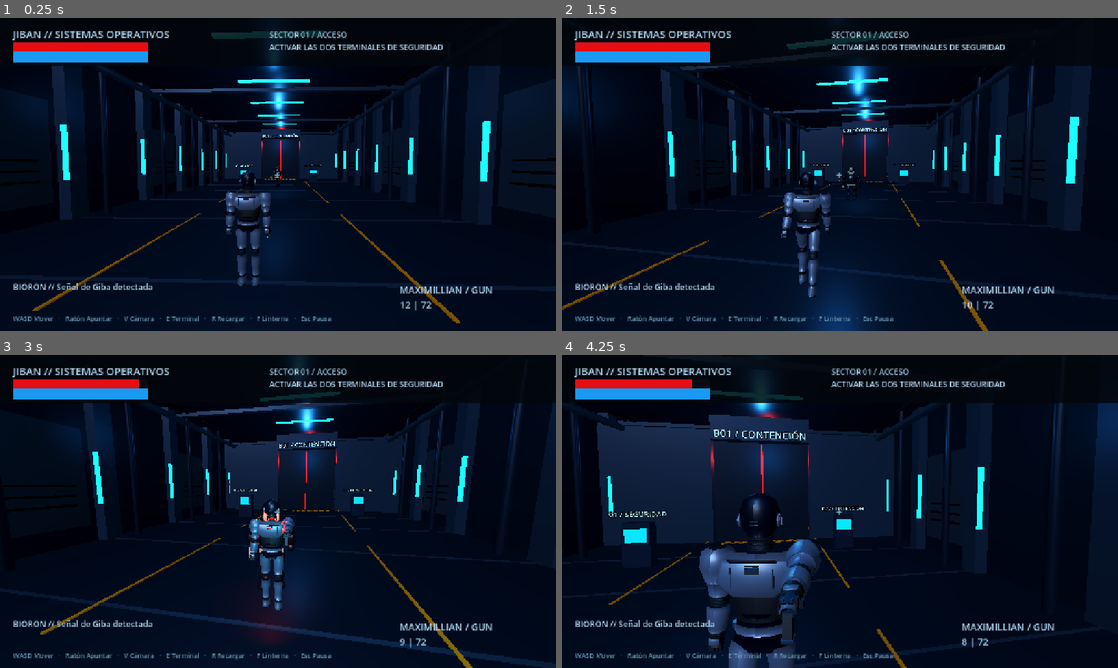
Above: before the commit, frames 1-4 (two rows, left to right).
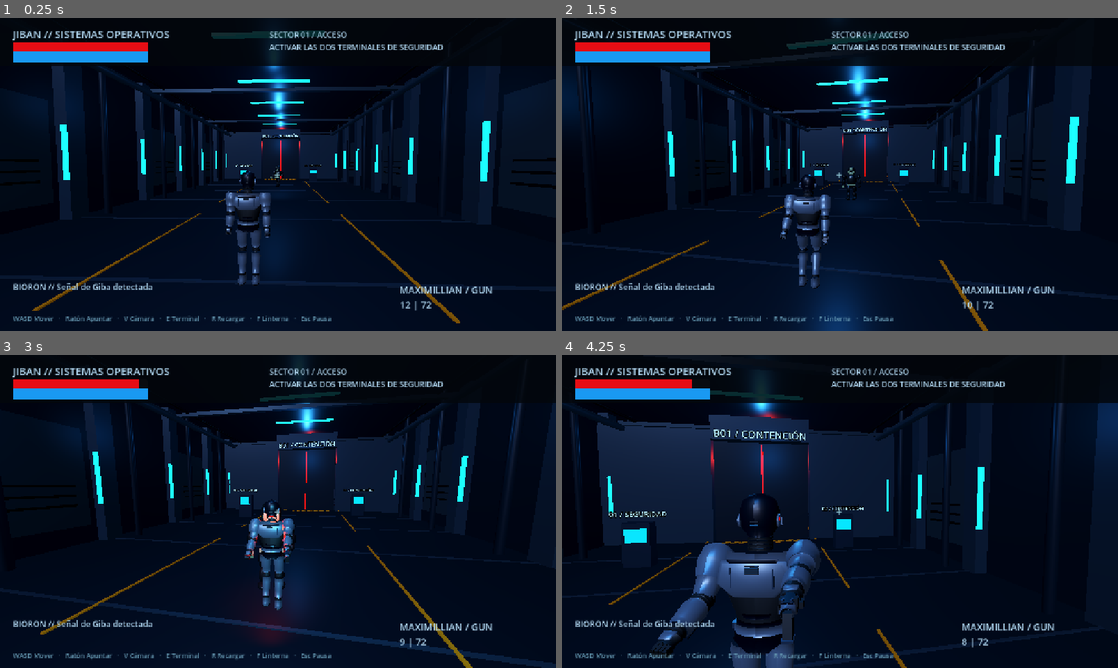
Above: after the commit, the same moments.

Repository: facszero/Jiban-Game
Game: Godot game, scene res://scenes/main.tscn
Same seed, same stepped clock (60 frames per second), same inputs: the game is played once before the commit and once after it.
Inputs (mouse positions are in pixels of both pictures, inside the frame that each line leads up to):
- Up to frame 1 (0.25 s): no input
- Up to frame 2 (1.5 s): move the mouse to (867, 174) at 0.52 s; hold Right mouse button (aim) 0.53-1.28 s; hold W (forward) from 0.53 s (still down); tap Space (jump) at 0.77 s; click (867, 174) at 0.8 s; move the mouse to (812, 174) at 1.27 s; click (812, 174) at 1.35 s
- Up to frame 3 (3 s): keep holding W (forward); tap Space (jump) at 1.52 s; tap E (interact) at 1.55 s; move the mouse to (289, 505) at 2.02 s; hold E (interact) 2.03-2.78 s; tap V (view) at 2.3, 2.85 s; move the mouse to (272, 517) at 2.77 s; click (272, 517) at 2.92 s
- Up to frame 4 (4.25 s): keep holding W (forward); tap Space (jump) at 3.02, 3.77 s; right-click (834, 517) at 3.05 s; move the mouse to (878, 514) at 3.52 s; hold Right mouse button (aim) from 3.53 s (still down); click (878, 514) at 3.8 s

The runs differ from the first frame. In frame 1, 0.2% of the frame differs, in the area x 40-49%, y 61-86%; in frame 2, 1.0%; in frame 3, 0.6%; in frame 4, 1.7%, in the area x 16-45%, y 54-100%.

Commit message:
Animate Jiban with articulated gait and refine Chamelenoid surface

Diff:
--- a/scripts/chamelenoid_model.gd
+++ b/scripts/chamelenoid_model.gd
@@ -25,20 +25,20 @@
 	var normals := Image.create(128,128,false,Image.FORMAT_RGB8)
 	for y in range(128):
 		for x in range(128):
-			var n := .79 + noise.get_noise_2d(x,y)*.20
+			var n := .59 + surface_height(x,y,noise,seed_value)*.35
 			img.set_pixel(x,y,Color(n,n,n))
-			var dx := noise.get_noise_2d(x+1,y)-noise.get_noise_2d(x-1,y)
-			var dy := noise.get_noise_2d(x,y+1)-noise.get_noise_2d(x,y-1)
-			var normal := Vector3(-dx*.8,-dy*.8,1).normalized()
+			var dx := surface_height(x+1,y,noise,seed_value)-surface_height(x-1,y,noise,seed_value)
+			var dy := surface_height(x,y+1,noise,seed_value)-surface_height(x,y-1,noise,seed_value)
+			var normal := Vector3(-dx*3.0,-dy*3.0,1).normalized()
 			normals.set_pixel(x,y,Color(normal.x*.5+.5,normal.y*.5+.5,normal.z*.5+.5))
 	img.generate_mipmaps()
 	mat.albedo_texture = ImageTexture.create_from_image(img)
 	normals.generate_mipmaps()
 	mat.normal_enabled=true
 	mat.normal_texture=ImageTexture.create_from_image(normals)
-	mat.normal_scale=.65
+	mat.normal_scale=1.0
 	mat.uv1_triplanar = true
-	mat.uv1_scale = Vector3.ONE*9.0
+	mat.uv1_scale = Vector3.ONE*2.8
 	return mat
 
 func _ready() -> void:
@@ -63,7 +63,7 @@
 func plate(parent: Node3D, pos: Vector3, points: Array, thickness: float, mat: Material) -> MeshInstance3D:
 	# Rounded outline and concentric curved rings replace the flat bevel fan.
 	var outline: Array = points.duplicate()
-	for iteration in range(2):
+	for iteration in range(1):
 		var rounded: Array = []
 		for i in range(outline.size()):
 			var a: Vector2 = outline[i]
@@ -102,12 +102,17 @@
 	shell(torso,Vector3.ZERO,[Vector3(.88,.16,.12),Vector3(1.02,.23,.15),Vector3(1.13,.19,.13)],flesh)
 	for side in [-1,1]:
 		# Wide pectoral plates converge into a central keel.
-		var chest_points := [Vector2(-.145,.13),Vector2(.08,.13),Vector2(.16,.035),Vector2(.10,-.10),Vector2(-.065,-.14),Vector2(-.145,-.04)]
+		var chest_points := [Vector2(-.145,.13),Vector2(.025,.15),Vector2(.13,.075),Vector2(.16,.015),Vector2(.10,-.07),Vector2(.025,-.11),Vector2(-.045,-.08),Vector2(-.09,-.14),Vector2(-.145,-.04)]
 		if side<0:
 			for i in range(chest_points.size()):
 				chest_points[i].x *= -1
 			chest_points.reverse()
-		plate(torso,Vector3(side*.125,1.565,-.158),chest_points,.06,skin)
+		plate(torso,Vector3(side*.125,1.565,-.158),chest_points,.037,skin)
+		for row in range(3):
+			for column in range(3):
+				var x: float = side*(.065+column*.045+row*.006)
+				var y := 1.52+row*.037
+				Geo.ellipsoid(torso,Vector3(x,y,-.195),Vector3(.012,.017,.007),edge)
 		for i in range(3):
 			var y := 1.365-i*.105
 			leaf(torso,Vector3(side*(.10-i*.012),y,-.15),.205-i*.025,.17,skin).rotation.z=side*.3
@@ -136,6 +141,9 @@
 		plate(head,Vector3(side*.087,.193,-.124),eye_points,.008,gold).rotation.z=-side*.45
 		plate(head,Vector3(side*.087,.186,-.136),[Vector2(0,.029),Vector2(.006,.013),Vector2(.007,-.02),Vector2(0,-.03),Vector2(-.007,-.019),Vector2(-.006,.012)],.003,dark).rotation.z=-side*.45
 		leaf(head,Vector3(side*.107,.079,-.103),.085,.17,skin).rotation.z=-side*.3
+	for side in [-1,1]:
+		var brow := leaf(head,Vector3(side*.078,.236,-.131),.040,.14,skin)
+		brow.rotation.z=side*.75
 	# Brow ridge, tapered snout, mouth seam and pointed lower jaw.
 	plate(head,Vector3(0,.12,-.145),[Vector2(-.04,.13),Vector2(.04,.13),Vector2(.045,-.03),Vector2(0,-.07),Vector2(-.045,-.03)],.032,skin)
 	Geo.link(head,Vector3(-.065,.04,-.137),Vector3(0,.056,-.169),.006,dark)
@@ -230,3 +238,14 @@
 	st.generate_normals()
 	st.index()
 	helper.instance(head,Vector3.ZERO,st.commit(),skin)
+
+
+func surface_height(x: float, y: float, noise: FastNoiseLite, seed_value: int) -> float:
+	var grain := noise.get_noise_2d(x,y)*.15
+	if seed_value==17:
+		return .5+.30*sin(y*.38+sin(x*.09)*1.4)+grain
+	var row := floori(y/12.0)
+	var u := fposmod(x+float(row%2)*8.0,16.0)/16.0-.5
+	var v := fposmod(y,12.0)/12.0-.5
+	var scale_height := maxf(0.0,1.0-u*u*4.5-v*v*5.0)
+	return .20+.70*scale_height+grain
--- a/scripts/jiban_model.gd
+++ b/scripts/jiban_model.gd
@@ -5,6 +5,15 @@
 var arm_right: Node3D
 var leg_left: Node3D
 var leg_right: Node3D
+var upper_body: Node3D
+var pelvis: Node3D
+var ankles: Array[Node3D] = []
+var move_blend := 0.0
+var run_blend := 0.0
+var aim_blend := 0.0
+var travel := Vector2(0,-1)
+var locomotion_phase := 0.0
+var turn_blend := 0.0
 var elbows: Array[Node3D] = []
 var knees: Array[Node3D] = []
 var silver := metal(Color(.36,.40,.46),.65,.42)
@@ -23,11 +32,19 @@
 	red.emission_enabled=true
 	red.emission=Color(.85,.005,.015)
 	red.emission_energy_multiplier=.8
+	upper_body = joint(self,Vector3.ZERO,"UpperBody")
+	pelvis = joint(self,Vector3.ZERO,"Pelvis")
 	build_torso()
 	build_head()
 	for side in [-1,1]:
 		build_arm(side)
 		build_leg(side)
+	for child in upper_body.get_children():
+		child.position.y-=1.2
+	upper_body.position.y=1.2
+	for child in pelvis.get_children():
+		child.position.y-=.99
+	pelvis.position.y=.99
 	merge_parts(self)
 func joint(parent: Node3D, at: Vector3, title: String) -> Node3D:
 	var node := Node3D.new()
@@ -94,34 +111,34 @@
 		var h := y+i*.023
 		shell(parent,Vector3.ZERO,[Vector3(h,radius,depth),Vector3(h+.008,radius+.005,depth+.005),Vector3(h+.018,radius,depth)],rubber,16)
 func build_torso() -> void:
-	shell(self,Vector3.ZERO,[Vector3(1.04,.15,.11),Vector3(1.18,.17,.12),Vector3(1.40,.255,.145),Vector3(1.59,.23,.12)],rubber)
-	shell(self,Vector3.ZERO,[Vector3(1.30,.16,.115),Vector3(1.36,.23,.145),Vector3(1.50,.265,.145),Vector3(1.60,.225,.12)],silver)
-	plate(self,Vector3(0,1.46,-.145),[Vector2(-.23,.12),Vector2(.23,.12),Vector2(.24,-.015),Vector2(.16,-.12),Vector2(-.16,-.12),Vector2(-.24,-.015)],.035,navy)
-	plate(self,Vector3(0,1.46,.145),[Vector2(-.20,.1),Vector2(.20,.1),Vector2(.23,-.04),Vector2(.13,-.13),Vector2(-.13,-.13),Vector2(-.23,-.04)],.028,silver).rotation.y=PI
-	plate(self,Vector3(0,1.55,.16),[Vector2(-.16,.025),Vector2(.16,.025),Vector2(.14,-.027),Vector2(-.14,-.027)],.008,navy).rotation.y=PI
-	for side in [-1,1]:
-		Geo.box(self,Vector3(side*.13,1.46,.174),Vector3(.007,.12,.006),steel)
+	shell(upper_body,Vector3.ZERO,[Vector3(1.04,.15,.11),Vector3(1.18,.17,.12),Vector3(1.40,.255,.145),Vector3(1.59,.23,.12)],rubber)
+	shell(upper_body,Vector3.ZERO,[Vector3(1.30,.16,.115),Vector3(1.36,.23,.145),Vector3(1.50,.265,.145),Vector3(1.60,.225,.12)],silver)
+	plate(upper_body,Vector3(0,1.46,-.145),[Vector2(-.23,.12),Vector2(.23,.12),Vector2(.24,-.015),Vector2(.16,-.12),Vector2(-.16,-.12),Vector2(-.24,-.015)],.035,navy)
+	plate(upper_body,Vector3(0,1.46,.145),[Vector2(-.20,.1),Vector2(.20,.1),Vector2(.23,-.04),Vector2(.13,-.13),Vector2(-.13,-.13),Vector2(-.23,-.04)],.028,silver).rotation.y=PI
+	plate(upper_body,Vector3(0,1.55,.16),[Vector2(-.16,.025),Vector2(.16,.025),Vector2(.14,-.027),Vector2(-.14,-.027)],.008,navy).rotation.y=PI
+	for side in [-1,1]:
+		Geo.box(upper_body,Vector3(side*.13,1.46,.174),Vector3(.007,.12,.006),steel)
 		for y in [1.40,1.52]:
-			Geo.box(self,Vector3(side*.18,y,.162),Vector3(.012,.012,.006),steel)
+			Geo.box(upper_body,Vector3(side*.18,y,.162),Vector3(.012,.012,.006),steel)
 	for i in range(4):
-		Geo.box(self,Vector3(0,1.49+i*.014,.178),Vector3(.085,.007,.008),rubber)
+		Geo.box(upper_body,Vector3(0,1.49+i*.014,.178),Vector3(.085,.007,.008),rubber)
 		var y := 1.12+i*.053
-		shell(self,Vector3.ZERO,[Vector3(y,.159+i*.005,.119),Vector3(y+.04,.166+i*.005,.128)],navy)
-		plate(self,Vector3(0,y+.02,-.128),[Vector2(-.075,.018),Vector2(.075,.018),Vector2(.07,-.018),Vector2(-.07,-.018)],.012,navy)
-	shell(self,Vector3.ZERO,[Vector3(.94,.14,.10),Vector3(1.01,.19,.13),Vector3(1.095,.17,.12)],navy)
-	shell(self,Vector3.ZERO,[Vector3(1.07,.18,.132),Vector3(1.13,.18,.132)],silver)
-	Geo.box(self,Vector3(0,1.10,-.146),Vector3(.105,.057,.03),steel)
-	Geo.box(self,Vector3(0,1.10,-.166),Vector3(.068,.025,.012),red)
-	for side in [-1,1]:
-		Geo.box(self,Vector3(side*.135,1.1,-.11),Vector3(.045,.065,.055),silver)
-		Geo.box(self,Vector3(side*.175,1.1,.01),Vector3(.026,.043,.055),steel)
-		plate(self,Vector3(side*.174,1.57,-.12),[Vector2(-.022,.025),Vector2(.022,.025),Vector2(.025,-.08),Vector2(-.025,-.08)],.012,silver).rotation.x=-.35
-	plate(self,Vector3(-.115,1.49,-.184),[Vector2(-.031,.038),Vector2(.031,.038),Vector2(.027,-.018),Vector2(0,-.043),Vector2(-.027,-.018)],.006,gold)
-	Geo.box(self,Vector3(-.115,1.49,-.194),Vector3(.006,.052,.004),navy)
-	Geo.box(self,Vector3(-.115,1.50,-.194),Vector3(.042,.006,.004),navy)
-	ribs(self,1.60,4,.079,.075)
+		shell(upper_body,Vector3.ZERO,[Vector3(y,.159+i*.005,.119),Vector3(y+.04,.166+i*.005,.128)],navy)
+		plate(upper_body,Vector3(0,y+.02,-.128),[Vector2(-.075,.018),Vector2(.075,.018),Vector2(.07,-.018),Vector2(-.07,-.018)],.012,navy)
+	shell(upper_body,Vector3.ZERO,[Vector3(.94,.14,.10),Vector3(1.01,.19,.13),Vector3(1.095,.17,.12)],navy)
+	shell(upper_body,Vector3.ZERO,[Vector3(1.07,.18,.132),Vector3(1.13,.18,.132)],silver)
+	Geo.box(upper_body,Vector3(0,1.10,-.146),Vector3(.105,.057,.03),steel)
+	Geo.box(upper_body,Vector3(0,1.10,-.166),Vector3(.068,.025,.012),red)
+	for side in [-1,1]:
+		Geo.box(upper_body,Vector3(side*.135,1.1,-.11),Vector3(.045,.065,.055),silver)
+		Geo.box(upper_body,Vector3(side*.175,1.1,.01),Vector3(.026,.043,.055),steel)
+		plate(upper_body,Vector3(side*.174,1.57,-.12),[Vector2(-.022,.025),Vector2(.022,.025),Vector2(.025,-.08),Vector2(-.025,-.08)],.012,silver).rotation.x=-.35
+	plate(upper_body,Vector3(-.115,1.49,-.184),[Vector2(-.031,.038),Vector2(.031,.038),Vector2(.027,-.018),Vector2(0,-.043),Vector2(-.027,-.018)],.006,gold)
+	Geo.box(upper_body,Vector3(-.115,1.49,-.194),Vector3(.006,.052,.004),navy)
+	Geo.box(upper_body,Vector3(-.115,1.50,-.194),Vector3(.042,.006,.004),navy)
+	ribs(upper_body,1.60,4,.079,.075)
 func build_head() -> void:
-	var head := joint(self,Vector3(0,1.69,0),"Helmet")
+	var head := joint(upper_body,Vector3(0,1.69,0),"Helmet")
 	shell(head,Vector3.ZERO,[Vector3(0,.073,.076),Vector3(.065,.119,.112),Vector3(.17,.125,.119),Vector3(.23,.107,.106),Vector3(.267,.06,.068),Vector3(.278,.008,.015)],navy,32)
 	for entry in [[.13,.165,silver],[.105,.125,red],[.085,.10,steel]]:
 		var st := SurfaceTool.new()
@@ -160,7 +177,7 @@
 	for i in range(3):
 		Geo.box(head,Vector3(0,.08+i*.012,.115),Vector3(.052,.005,.007),rubber)
 func build_arm(side: int) -> void:
-	var arm := joint(self,Vector3(side*.285,1.55,0),"LeftShoulder" if side<0 else "RightShoulder")
+	var arm := joint(upper_body,Vector3(side*.285,1.55,0),"LeftShoulder" if side<0 else "RightShoulder")
 	arm.rotation.z=side*.07
 	shell(arm,Vector3.ZERO,[Vector3(-.16,.085,.09),Vector3(-.06,.112,.123),Vector3(.035,.10,.112),Vector3(.07,.055,.07)],silver)
 	plate(arm,Vector3(side*.025,-.035,-.117),[Vector2(-.045,.055),Vector2(.045,.055),Vector2(.05,-.055),Vector2(-.05,-.055)],.009,navy)
@@ -185,7 +202,7 @@
 		var pistol = load("res://scripts/service_weapon.gd").new()
 		gun.add_child(pistol)
 func build_leg(side: int) -> void:
-	var leg := joint(self,Vector3(side*.12,.99,0),"LeftHip" if side<0 else "RightHip")
+	var leg := joint(pelvis,Vector3(side*.12,.99,0),"LeftHip" if side<0 else "RightHip")
 	shell(leg,Vector3.ZERO,[Vector3(-.34,.072,.078),Vector3(-.25,.084,.088),Vector3(-.055,.098,.10),Vector3(0,.083,.083)],silver)
 	plate(leg,Vector3(0,-.17,-.09),[Vector2(-.045,.11),Vector2(.045,.11),Vector2(.038,-.12),Vector2(-.038,-.12)],.009,silver)
 	var knee := joint(leg,Vector3(0,-.39,0),"Knee")
@@ -195,23 +212,65 @@
 	shell(knee,Vector3.ZERO,[Vector3(-.43,.059,.067),Vector3(-.30,.065,.074),Vector3(-.15,.085,.09),Vector3(-.08,.076,.079)],silver)
 	plate(knee,Vector3(0,-.26,-.083),[Vector2(-.047,.105),Vector2(.047,.105),Vector2(.031,-.14),Vector2(-.031,-.14)],.014,navy)
 	ribs(knee,-.46,2,.059,.066)
-	shell(knee,Vector3(0,-.51,-.042),[Vector3(-.085,.071,.135),Vector3(-.06,.075,.14),Vector3(-.02,.067,.128),Vector3(.045,.06,.075)],silver)
-	shell(knee,Vector3(0,-.51,-.042),[Vector3(-.09,.074,.139),Vector3(-.073,.074,.139)],rubber)
-	plate(knee,Vector3(0,-.49,-.13),[Vector2(-.037,.02),Vector2(.037,.02),Vector2(.045,-.045),Vector2(-.045,-.045)],.006,navy)
+	var ankle := joint(knee,Vector3(0,-.46,0),"Ankle")
+	ankles.append(ankle)
+	shell(ankle,Vector3(0,-.05,-.042),[Vector3(-.085,.071,.135),Vector3(-.06,.075,.14),Vector3(-.02,.067,.128),Vector3(.045,.06,.075)],silver)
+	shell(ankle,Vector3(0,-.05,-.042),[Vector3(-.09,.074,.139),Vector3(-.073,.074,.139)],rubber)
+	plate(ankle,Vector3(0,-.03,-.13),[Vector2(-.037,.02),Vector2(.037,.02),Vector2(.045,-.045),Vector2(-.045,-.045)],.006,navy)
 	if side<0:
 		leg_left=leg
 	else:
 		leg_right=leg
+func update_locomotion(delta: float, local_velocity: Vector3, running: bool, aiming: bool, grounded: bool, turn_speed: float = 0.0) -> void:
+	var speed := Vector2(local_velocity.x,local_velocity.z).length()
+	var weight := 1.0-exp(-delta*10.0)
+	move_blend=lerpf(move_blend,clampf(speed/2.0,0,1) if grounded else 0.0,weight)
+	run_blend=lerpf(run_blend,1.0 if running and grounded else 0.0,weight)
+	aim_blend=lerpf(aim_blend,1.0 if aiming else 0.0,1.0-exp(-delta*16.0))
+	turn_blend=lerpf(turn_blend,clampf(turn_speed,-2,2),weight)
+	if speed>.08:
+		travel=travel.lerp(Vector2(local_velocity.x,local_velocity.z).normalized(),weight).normalized()
+		locomotion_phase+=speed*delta*2.2
+	pose(locomotion_phase,move_blend,run_blend,aim_blend,travel,grounded)
+
 func animate(phase: float, movement: float, aiming: bool) -> void:
-	var stride := sin(phase)*movement*.40
-	leg_left.rotation.x=stride
-	leg_right.rotation.x=-stride
-	knees[0].rotation.x=-maxf(0,sin(phase))*movement*.55
-	knees[1].rotation.x=-maxf(0,-sin(phase))*movement*.55
-	arm_left.rotation.x=-stride*.65
-	arm_right.rotation.x=-1.45 if aiming else stride*.65
-	elbows[0].rotation.x=-.12-absf(stride)*.3
-	elbows[1].rotation.x=-.12
+	# Studio and deterministic pose tests use the same gait as gameplay.
+	pose(phase,movement,0,1.0 if aiming else 0.0,Vector2(0,-1),true)
+
+func pose(phase: float, movement: float, running: float, aiming: float, direction: Vector2, grounded: bool) -> void:
+	var stride_length := lerpf(.29,.41,running)*lerpf(1.0,.72,aiming)
+	var bob := (1-cos(phase*2))*.009*movement*(1+running)+lerpf(.045,.105,running)*movement
+	pelvis.position=Vector3(sin(phase)*.012*movement,.99-bob,0)
+	pelvis.rotation.y=sin(phase)*.045*movement
+	upper_body.position.y=1.2-bob
+	upper_body.rotation=Vector3(-.035*movement-.045*running, -sin(phase)*.055*movement*(1-aiming), -sin(phase)*.018*movement-turn_blend*.018)
+	var legs := [leg_left,leg_right]
+	for i in range(2):
+		var cycle := fposmod(phase/TAU+i*.5,1.0)
+		var swing := clampf((cycle-.60)/.40,0,1)
+		var z := lerpf(-stride_length,stride_length,cycle/.60) if cycle<.60 else stride_length*cos(PI*swing)
+		var lift := sin(PI*swing)*lerpf(.105,.18,running) if cycle>=.60 else 0.0
+		z*=movement
+		lift*=movement
+		var dy := .835-bob-lift
+		var distance := clampf(sqrt(dy*dy+z*z),.15,.849)
+		var knee_angle := acos(clampf((distance*distance-.39*.39-.46*.46)/(2*.39*.46),-1,1))
+		var hip_offset := acos(clampf((.39*.39+distance*distance-.46*.46)/(2*.39*distance),-1,1))
+		legs[i].rotation.x=atan2(-z*(-direction.y),dy)+hip_offset
+		legs[i].rotation.z=atan2(z*direction.x,dy)
+		knees[i].rotation.x=-knee_angle
+		ankles[i].rotation.x=-(legs[i].rotation.x-knee_angle)+sin(PI*swing)*.16*movement
+		ankles[i].rotation.z=-legs[i].rotation.z
+		if not grounded:
+			legs[i].rotation.x=.18 if i==0 else -.10
+			knees[i].rotation.x=-.35
+			ankles[i].rotation.x=.12
+	var arm_swing := sin(phase)*movement*lerpf(.25,.40,running)
+	arm_left.rotation.x=lerpf(-arm_swing,-.65,aiming)
+	arm_right.rotation.x=lerpf(arm_swing,-1.45,aiming)
+	elbows[0].rotation.x=lerpf(-.18-absf(arm_swing)*.4,-.6,aiming)
+	elbows[1].rotation.x=lerpf(-.20-absf(arm_swing)*.3,-.12,aiming)
+
 func merge_parts(parent: Node3D) -> void:
 	# Geo.box uses an unanimated Node3D wrapper; bake that transform before batching.
 	for wrapper in parent.get_children():
--- a/scripts/model_review.gd
+++ b/scripts/model_review.gd
@@ -7,6 +7,10 @@
 var pitch := .08
 var distance := 3.65
 var walking := false
+var gait_selector: OptionButton
+var preview_run := false
+var preview_aim := false
+var preview_walk_blend := 0.0
 var spinning := false
 var phase := 0.0
 var drag_finger := -1
@@ -60,7 +64,7 @@
 	title = Label.new()
 	frame.add_child(title)
 	title.position=Vector2(30,24)
-	title.text="JIBAN / ESTUDIO DE ARMADURA\nModelo 3D · revisión 2"
+	title.text="JIBAN / ESTUDIO DE ARMADURA\nModelo 3D · revisión 3"
 	title.add_theme_font_size_override("font_size",23)
 	title.mouse_filter=Control.MOUSE_FILTER_IGNORE
 	selector = OptionButton.new()
@@ -106,6 +110,14 @@
 	attack_button.custom_minimum_size=Vector2(120,52)
 	attack_button.visible=false
 	attack_button.pressed.connect(func(): preview_attack=0.0)
+	gait_selector = OptionButton.new()
+	frame.add_child(gait_selector)
+	gait_selector.position=Vector2(1030,95)
+	gait_selector.size=Vector2(220,48)
+	gait_selector.add_item("Jiban: caminar")
+	gait_selector.add_item("Jiban: correr")
+	gait_selector.add_item("Jiban: apuntando")
+	gait_selector.item_selected.connect(func(index): preview_run=index==1; preview_aim=index==2)
 	var help := Label.new()
 	frame.add_child(help)
 	help.position=Vector2(30,686)
@@ -153,7 +165,8 @@
 				preview_attack=-1
 		model.animate(phase,1.0 if walking and preview_attack<0 else 0.0,preview_attack)
 	else:
-		model.animate(phase,1.0 if walking else 0.0,false)
+		preview_walk_blend=lerpf(preview_walk_blend,1.0 if walking else 0.0,1.0-exp(-delta*10.0))
+		model.update_locomotion(delta,Vector3(0,0,-(6.5 if preview_run else 4.0)*preview_walk_blend),preview_run,preview_aim,true)
 	if spinning:
 		yaw+=delta*.4
 		update_camera()
@@ -178,6 +191,7 @@
 	distance=4.35 if creature_selected else 3.65
 	pitch=.08
 	yaw=-.35
-	title.text="CHAMELENOID / ESTUDIO DE CRIATURA\nModelo 3D · revisión 2" if creature_selected else "JIBAN / ESTUDIO DE ARMADURA\nModelo 3D · revisión 2"
+	title.text="CHAMELENOID / ESTUDIO DE CRIATURA\nModelo 3D · revisión 3" if creature_selected else "JIBAN / ESTUDIO DE ARMADURA\nModelo 3D · revisión 3"
 	attack_button.visible=creature_selected
+	gait_selector.visible=not creature_selected
 	update_camera()
--- a/scripts/player.gd
+++ b/scripts/player.gd
@@ -30,6 +30,7 @@
 var weapon_probe := SphereShape3D.new()
 var flash: OmniLight3D
 var step_clock := 0.0
+var last_visual_yaw := 0.0
 var lamp: SpotLight3D
 
 func _ready() -> void:
@@ -120,7 +121,9 @@
 	if global_position.y < -12.0:
 		take_damage(999.0)
 	step_clock += Vector2(velocity.x, velocity.z).length() * delta * 2.2
-	body_model.animate(step_clock, minf(axis.length(), 1.0), Input.is_action_pressed("aim") or Input.is_action_pressed("fire"))
+	var turn_speed := angle_difference(last_visual_yaw,rotation.y)/maxf(delta,.001)
+	last_visual_yaw=rotation.y
+	body_model.update_locomotion(delta,global_basis.inverse()*velocity,running,Input.is_action_pressed("aim") or Input.is_action_pressed("fire"),is_on_floor(),turn_speed)
 	update_camera(delta)
 	if Input.is_action_pressed("fire"):
 		shoot()
--- /dev/null
+++ b/tests/locomotion.gd
@@ -0,0 +1,38 @@
+extends SceneTree
+var failures := 0
+func _initialize() -> void:
+	call_deferred("run")
+func check(ok: bool, message: String) -> void:
+	print(("PASS: " if ok else "FAIL: ")+message)
+	if not ok:
+		failures+=1
+func run() -> void:
+	var model=load("res://scripts/jiban_model.gd").new()
+	root.add_child(model)
+	var support_error := 0.0
+	var swing_lift := 0.0
+	for i in range(120):
+		var phase := TAU*i/120.0
+		model.pose(phase,1.0,0.0,0.0,Vector2(0,-1),true)
+		if float(i)/120.0<.6:
+			support_error=maxf(support_error,absf(model.ankles[0].global_position.y-.155))
+		else:
+			swing_lift=maxf(swing_lift,model.ankles[0].global_position.y-.155)
+	check(support_error<.015,"Support ankle remains at floor-relative height")
+	check(swing_lift>.08,"Swing foot clears the ground")
+	model.update_locomotion(.016,Vector3(0,0,-4),false,false,true)
+	check(model.move_blend>0 and model.move_blend<.3,"Movement starts gradually")
+	for i in range(60):
+		model.update_locomotion(.016,Vector3.ZERO,false,false,true)
+	check(model.move_blend<.001,"Stopped player settles without marching")
+	var old_phase: float=model.locomotion_phase
+	model.update_locomotion(.016,Vector3.ZERO,false,false,true)
+	check(model.locomotion_phase==old_phase,"Blocked movement does not advance gait")
+	for i in range(60):
+		model.update_locomotion(.016,Vector3(0,0,-4),false,true,true)
+	check(model.arm_right.rotation.x<-1.4,"Aim steadies weapon arm while moving")
+	model.update_locomotion(.016,Vector3(2,3,0),false,false,false)
+	check(absf(model.knees[0].rotation.x+.35)<.001,"Airborne pose replaces ground step")
+	model.free()
+	print("LOCOMOTION RESULT: %d failures" % failures)
+	quit(1 if failures else 0)
--- /dev/null
+++ b/tests/locomotion_visual.gd
@@ -0,0 +1,22 @@
+extends SceneTree
+func _initialize() -> void:
+	call_deferred("run")
+func run() -> void:
+	var game=load("res://scenes/main.tscn").instantiate()
+	root.add_child(game)
+	for i in range(20):
+		await process_frame
+	game.open_model_review()
+	var studio=game.model_review
+	studio.set_process(false)
+	studio.yaw=PI/2
+	studio.update_camera()
+	for i in range(4):
+		studio.model.pose(TAU*i/4.0,1.0,0.0,0.0,Vector2(0,-1),true)
+		for f in range(4):
+			await process_frame
+		await RenderingServer.frame_post_draw
+		root.get_texture().get_image().save_png("res://exports/walk_%d.png" % i)
+	game.free()
+	paused=false
+	quit()
Not shown, added: tests/locomotion.gd.uid
Not shown, added: tests/locomotion_visual.gd.uid
Not shown, added: docs/LOCOMOTION.md
